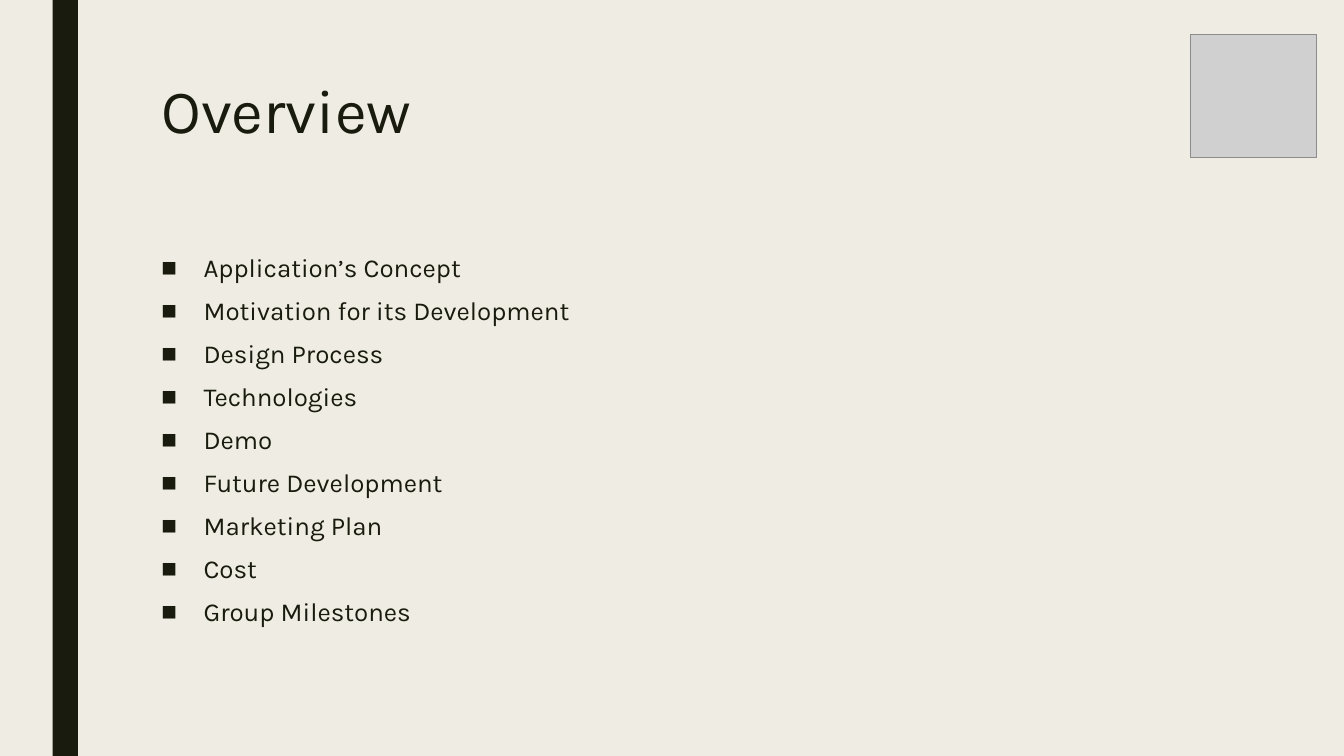
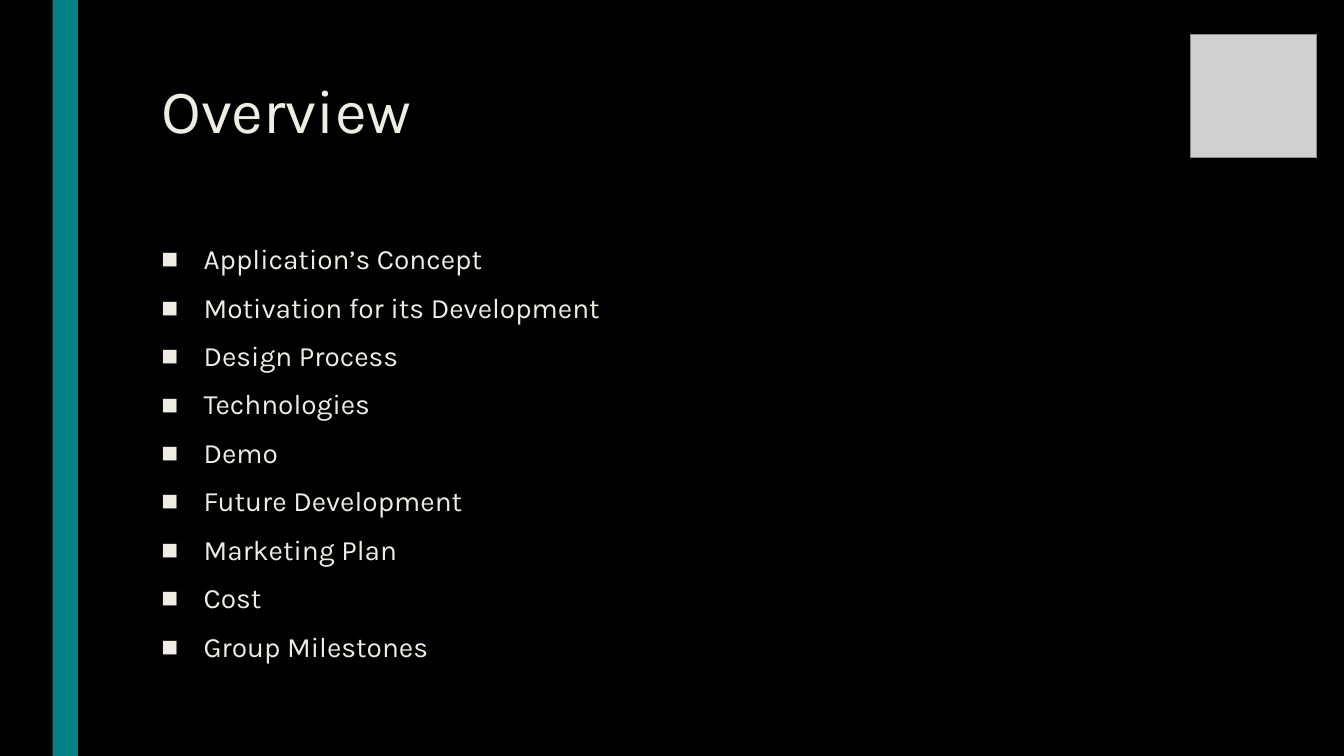
Before and after one commit to codeDeck-Learning-Tools/codeDeck, a slide deck: slide 2 of powerpoint/codeDeck2.pptx. Drawn at 1344x756 pixels with LibreOffice and Linux fonts; fonts in the diff are those of the drawing; grey boxes stand for pictures. Boxes give left, top, right and bottom in pixels: in the first picture for what was removed or moved away, otherwise in the second. Text is boxed around its words. In the diff, an @@ line names an element or a change of style, - is before the commit and + after.

Commit message:
modify powerpoint background

```diff
--- a/powerpoint/codeDeck2.pptx
+++ b/powerpoint/codeDeck2.pptx
@@ background #EFEDE3 to #000000 @@
@@ rectangle at <box>52,0,78,756</box>: fill #191B0E to #038286 @@
@@ title "Overview" at <box>161,90,411,134</box>: text colour #191B0E to #EFEDE3 @@
@@ text "Application’s Concept": place and size @@
-text "Application’s Concept" at <box>204,259,569,627</box>
+text "Application’s Concept" at <box>204,249,600,664</box>
@@ text "Application’s Concept" at <box>204,249,600,664</box>: size 18.5 to 20 pt, text colour #191B0E to #EFEDE3; line spacing 0.84 to 0.94 @@
```
Also in this commit, not shown: 10 other slides changed.
